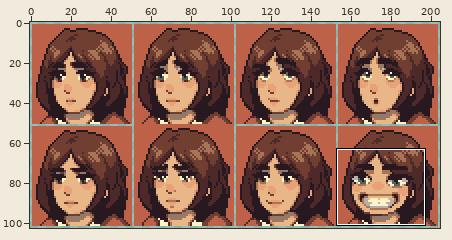
Sprite sheet: assets/sprites/characters/portraits/nour/sheet_portraits_nour.png. The picture above shows the old version from afar; the outline marks the close-up.
Close-up. Before the edit:
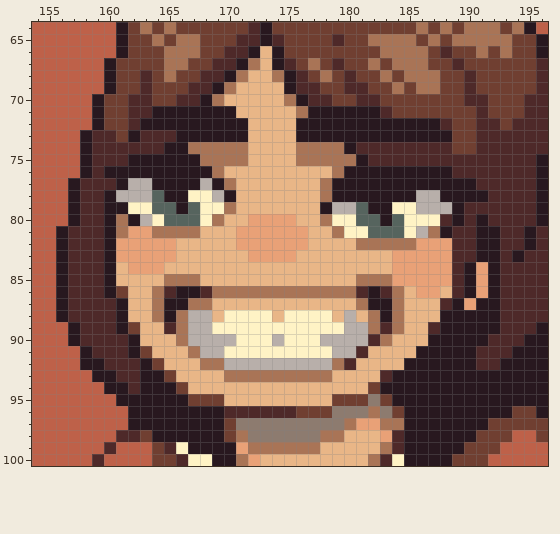
The file is 205x103 pixels. Shown: x 154..196, y 64..100. The commit also changed other parts of the picture, which this record leaves out.
After the commit:
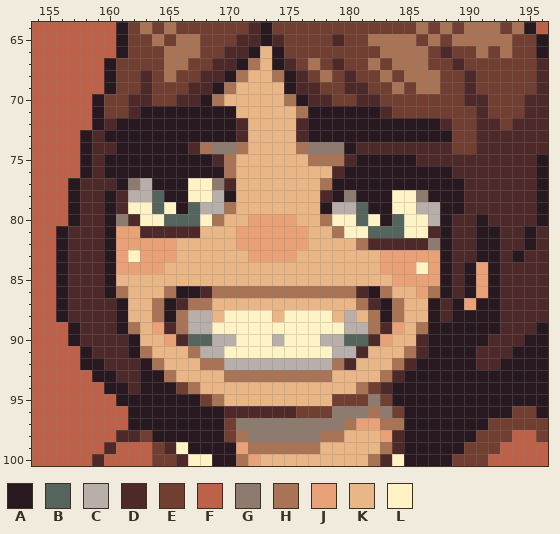
Palette (. is transparent): A #28181f  B #56645e  C #b8afaa  D #4e2929  E #703f31  F #be6149  G #8d7b6f  H #a97456  J #e9a177  K #e9b687  L #fff3c5
Diff:
{"y":71,"x":163,"old":"D","new":"A"}
{"y":72,"x":160,"old":"EED","new":"DAA"}
{"y":72,"x":171,"old":"A","new":"D"}
{"y":72,"x":176,"old":"A","new":"D"}
{"y":73,"x":160,"old":"DE","new":"AA"}
{"y":73,"x":163,"old":"DDD","new":"AAA"}
{"y":73,"x":171,"old":"A","new":"D"}
{"y":73,"x":176,"old":"A","new":"D"}
{"y":74,"x":161,"old":"DDDD","new":"AAAA"}
{"y":74,"x":167,"old":"H","new":"D"}
{"y":74,"x":169,"old":"HH","new":"GG"}
{"y":74,"x":177,"old":"HHH","new":"GGG"}
{"y":75,"x":160,"old":"DD","new":"AA"}
{"y":75,"x":168,"old":"HH","new":"AD"}
{"y":75,"x":171,"old":"H","new":"K"}
{"y":75,"x":176,"old":"H","new":"K"}
{"y":75,"x":180,"old":"H","new":"D"}
{"y":75,"x":182,"old":"DDDD","new":"AAAA"}
{"y":76,"x":169,"old":"HK","new":"AH"}
{"y":76,"x":179,"old":"H","new":"D"}
{"y":77,"x":162,"old":"C","new":"G"}
{"y":77,"x":167,"old":"ACAH","new":"LLGD"}
{"y":77,"x":190,"old":"A","new":"D"}
{"y":78,"x":161,"old":"C","new":"D"}
{"y":78,"x":178,"old":"H","new":"D"}
{"y":78,"x":180,"old":"A","new":"G"}
{"y":78,"x":184,"old":"AACC","new":"LLGA"}
{"y":78,"x":190,"old":"AA","new":"DD"}
{"y":79,"x":161,"old":"A","new":"D"}
{"y":79,"x":165,"old":"B","new":"L"}
{"y":79,"x":168,"old":"LL","new":"CC"}
{"y":79,"x":188,"old":"C","new":"A"}
{"y":80,"x":161,"old":"HAC","new":"GDL"}
{"y":80,"x":182,"old":"B","new":"L"}
{"y":80,"x":187,"old":"LDA","new":"CAD"}
{"y":81,"x":161,"old":"H","new":"J"}
{"y":81,"x":163,"old":"JHHHH","new":"DDDDD"}
{"y":81,"x":186,"old":"CH","new":"LD"}
{"y":82,"x":182,"old":"HHHHJJJ","new":"DDDDDGA"}
{"y":83,"x":162,"old":"J","new":"L"}
{"y":83,"x":183,"old":"K","new":"J"}
{"y":83,"x":188,"old":"J","new":"A"}
{"y":84,"x":161,"old":"K","new":"J"}
{"y":84,"x":183,"old":"K","new":"J"}
{"y":84,"x":186,"old":"J","new":"L"}
{"y":84,"x":188,"old":"J","new":"A"}
{"y":85,"x":165,"old":"HHH","new":"KKK"}
{"y":85,"x":181,"old":"HHH","new":"KKK"}
{"y":85,"x":188,"old":"J","new":"A"}
{"y":86,"x":161,"old":"E","new":"H"}
{"y":86,"x":164,"old":"HD","new":"KH"}
{"y":86,"x":183,"old":"DH","new":"HK"}
{"y":86,"x":187,"old":"JK","new":"HA"}
{"y":87,"x":166,"old":"A","new":"D"}
{"y":87,"x":182,"old":"A","new":"D"}
{"y":87,"x":187,"old":"K","new":"A"}
{"y":88,"x":187,"old":"KA","new":"AD"}
{"y":89,"x":162,"old":"E","new":"H"}
{"y":89,"x":164,"old":"K","new":"J"}
{"y":89,"x":184,"old":"H","new":"J"}
{"y":89,"x":186,"old":"KD","new":"HA"}
{"y":90,"x":165,"old":"KHCC","new":"JDBB"}
{"y":90,"x":180,"old":"CC","new":"BB"}
{"y":90,"x":183,"old":"H","new":"J"}
{"y":90,"x":186,"old":"K","new":"D"}
{"y":91,"x":163,"old":"E","new":"H"}
{"y":91,"x":185,"old":"KA","new":"HD"}
{"y":92,"x":164,"old":"E","new":"H"}
{"y":92,"x":184,"old":"KA","new":"HD"}
{"y":93,"x":165,"old":"E","new":"H"}
{"y":93,"x":183,"old":"DA","new":"HD"}
{"y":94,"x":167,"old":"K","new":"H"}
{"y":94,"x":181,"old":"K","new":"H"}
{"y":94,"x":183,"old":"A","new":"D"}
{"y":95,"x":167,"old":"E","new":"A"}
{"y":95,"x":169,"old":"E","new":"H"}
{"label":"changed","picture_box":[104,106,248,406]}
{"label":"changed","picture_box":[296,118,488,394]}
